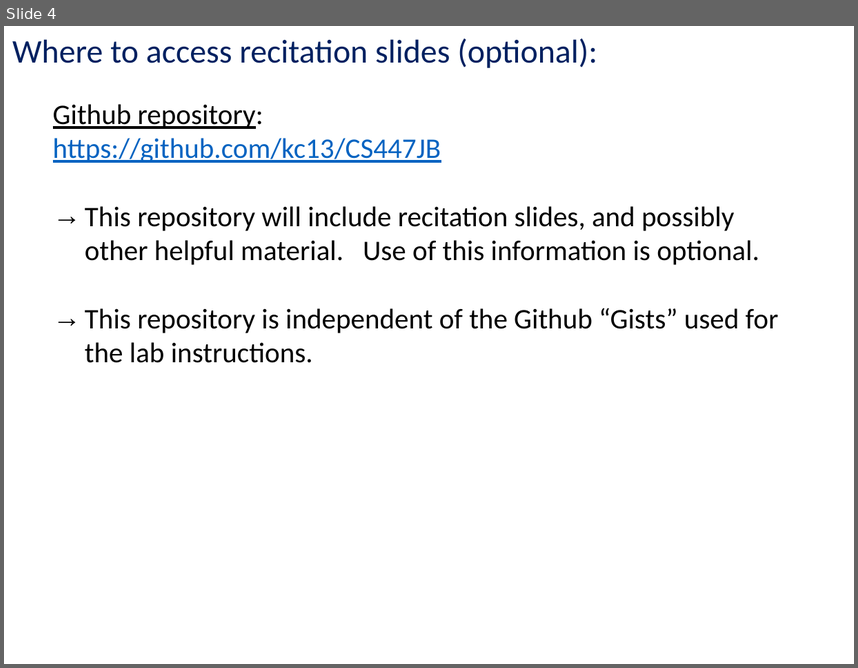
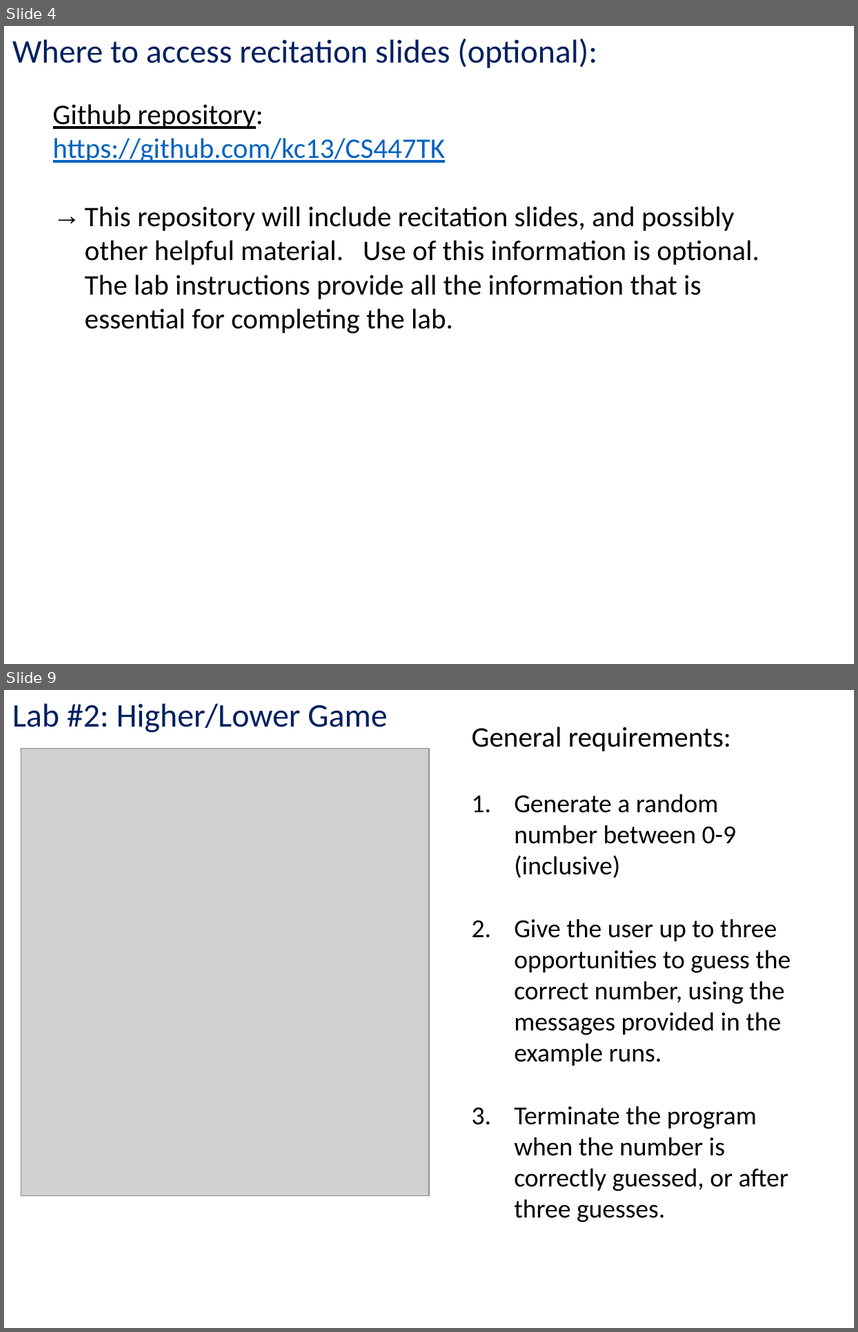
Before and after one commit to kc13/CS447TK, a slide deck: cs447tk_rec1_jan22.pptx. Shown one above the other, each under a label of ours: slide 4 before the commit, slides 4 and 9 after it; the slides between them are not shown. The pictures are 858x668 and 858x1332 pixels, drawn with LibreOffice and Linux fonts; fonts in the diff are those of the drawing; grey boxes stand for pictures. Boxes give left, top, right and bottom in pixels: in the first picture for what was removed or moved away, otherwise in the second. Text is boxed around its words. In the diff, an @@ line names an element or a change of style, - is before the commit and + after.

```diff
--- a/cs447tk_rec1_jan22.pptx
+++ b/cs447tk_rec1_jan22.pptx
@@ slide 9 added at bbox=[4, 690, 854, 1328], background #FFFFFF @@
@@ text added at bbox=[12, 703, 387, 733], 28 pt, text #002060 @@
+Lab #2: Higher/Lower Game
@@ text added at bbox=[472, 727, 791, 1222], 22 pt, text #000000 @@
+General requirements:
+1. Generate a random number between 0-9 (inclusive)
+2. Give the user up to three opportunities to guess the correct number, using the messages provided in the example runs.
+3. Terminate the program when the number is correctly guessed, or after three guesses.
@@ picture added at bbox=[21, 748, 429, 1195] @@
@@ slide 4 changed as well @@
@@ text at bbox=[53, 138, 760, 333]: text changed @@
-https://github.com/kc13/CS447JB
-→ This repository will include recitation slides, and possibly other helpful material. Use of this information is optional.
-→ This repository is independent of the Github “Gists” used for the lab instructions.
+https://github.com/kc13/CS447TK
+→ This repository will include recitation slides, and possibly other helpful material. Use of this information is optional. The lab instructions provide all the information that is essential for completing the lab.
```
Also in this commit, not shown: 3 other slides changed, 12 other slides added, 13 slides removed.
